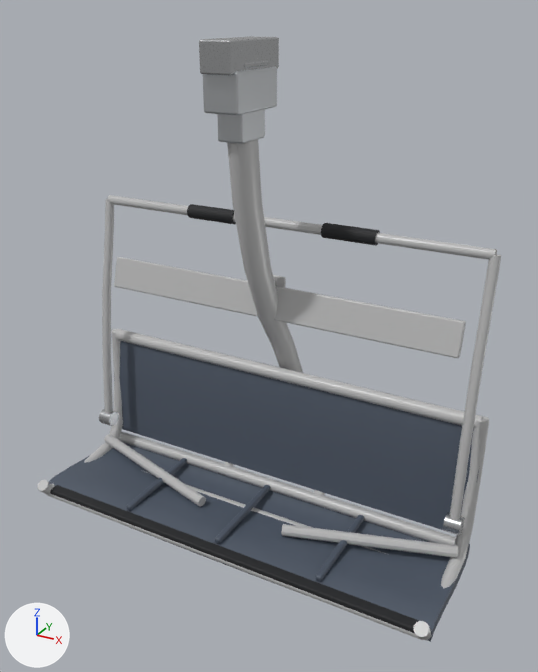
An edit to the FBX model Assets/Resources/Models/ChairliftChair/ChairliftChair.fbx, drawn before and after from the same camera.
The view is the same before and after, from a camera (50 mm lens) standing at (1.5, -2.51, 0.11) and looking at (0.07, 0.08, -1.19). Arrows for +X, +Y and +Z are at lower left; the lights stay in place. The older version comes first.

Objects in the first picture: 'ChairliftChair'.
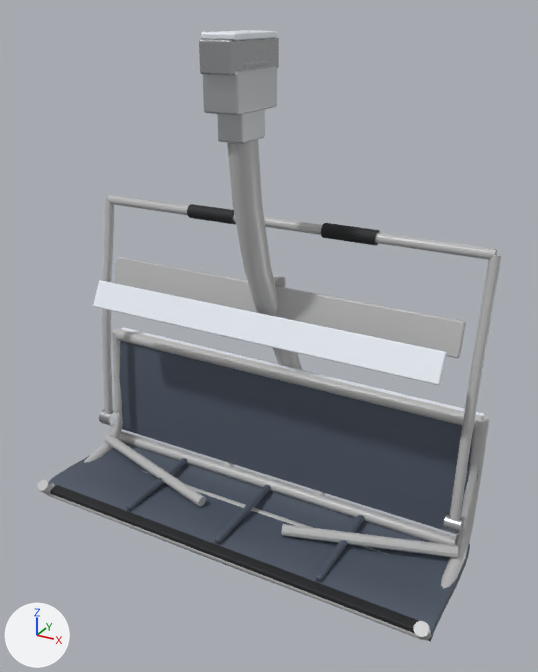
Where the change shows, as pixel boxes [x1, y1, x2, y2] in the pictures (538 x 672 px):
'ChairliftChair', reshaped: before [37, 36, 501, 642]; after [37, 30, 501, 642]
part 1 of me_chairliftchair, added: after [121, 328, 485, 416]
part 2 of me_chairliftchair, added: after [93, 280, 447, 385]
part 3 of me_chairliftchair, added: after [201, 30, 277, 41]

Patch to the scene script:
```diff
--- a/Assets/Resources/Models/ChairliftChair/ChairliftChair.fbx.py
+++ b/Assets/Resources/Models/ChairliftChair/ChairliftChair.fbx.py
@@ mat_chairsnow @@
+mat_chairsnow = principled_material('ChairSnow')
+mat_chairsnow.base_color = (0.86, 0.9, 0.97)  # white #eff3fc
+mat_chairsnow.roughness = 0.42
@@ me_chairliftchair @@
 # used by ob_chairliftchair; location = (0.0, 0.0, 0.0)
-me_chairliftchair.from_pydata(...)  # 1918 vertices, 1624 faces; spans x -1.0..1.0, y -0.37..0.58, z -2.16..0.01
+me_chairliftchair.from_pydata(...)  # 2086 vertices, 1786 faces; spans x -1.0..1.0, y -0.37..0.58, z -2.16..0.04
+# me_chairliftchair part 1: the loose piece of 56 vertices spanning x -0.95..0.95, y -0.33..-0.27, z -2.11..-2.08 is copied, and the copy is scaled about its middle by (1.02, 1.43, 1.1), then moved by (0.0, 0.62, 0.62), in mat_chairsnow (white #eff3fc); it spans x -0.97..0.97, y 0.28..0.35, z -1.49..-1.46
+# me_chairliftchair part 2: the loose piece of 56 vertices spanning x -0.87..0.87, y 0.19..0.25, z -1.16..-1.02 is copied, and the copy is multiplied about its middle by the matrix ((0.978, 0.0, 0.0), (0.0, 0.872, 0.177), (0.0, -0.191, 0.857)), then moved by (0.0, -0.18, -0.05), in mat_chairsnow (white #eff3fc); it spans x -0.85..0.85, y 0.01..0.08, z -1.21..-1.08
+# me_chairliftchair part 3: the loose piece of 56 vertices spanning x -0.06..0.06, y 0.41..0.58, z -1.8..-1.65 is copied, and the copy is scaled about its middle by (1.22, 1.87, 0.121), then moved by (0.0, -0.5, 1.75), in mat_chairsnow (white #eff3fc); it spans x -0.07..0.07, y -0.16..0.16, z 0.01..0.04
 me_chairliftchair.materials.append(mat_chairsteel)
@@ me_chairliftchair @@
 me_chairliftchair.materials.append(mat_chairrubber)
+me_chairliftchair.materials.append(mat_chairsnow)  # white #eff3fc
```
